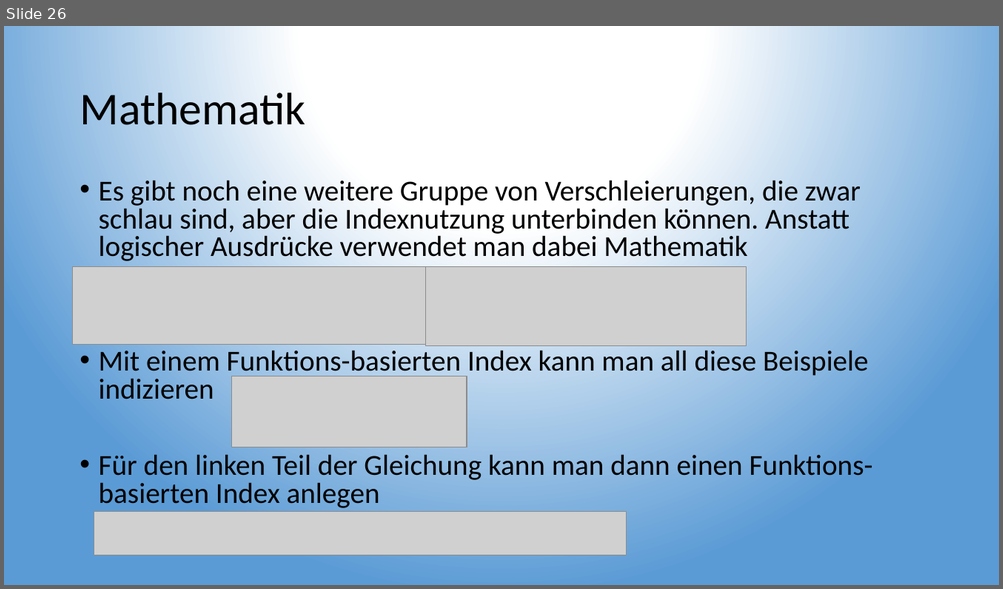
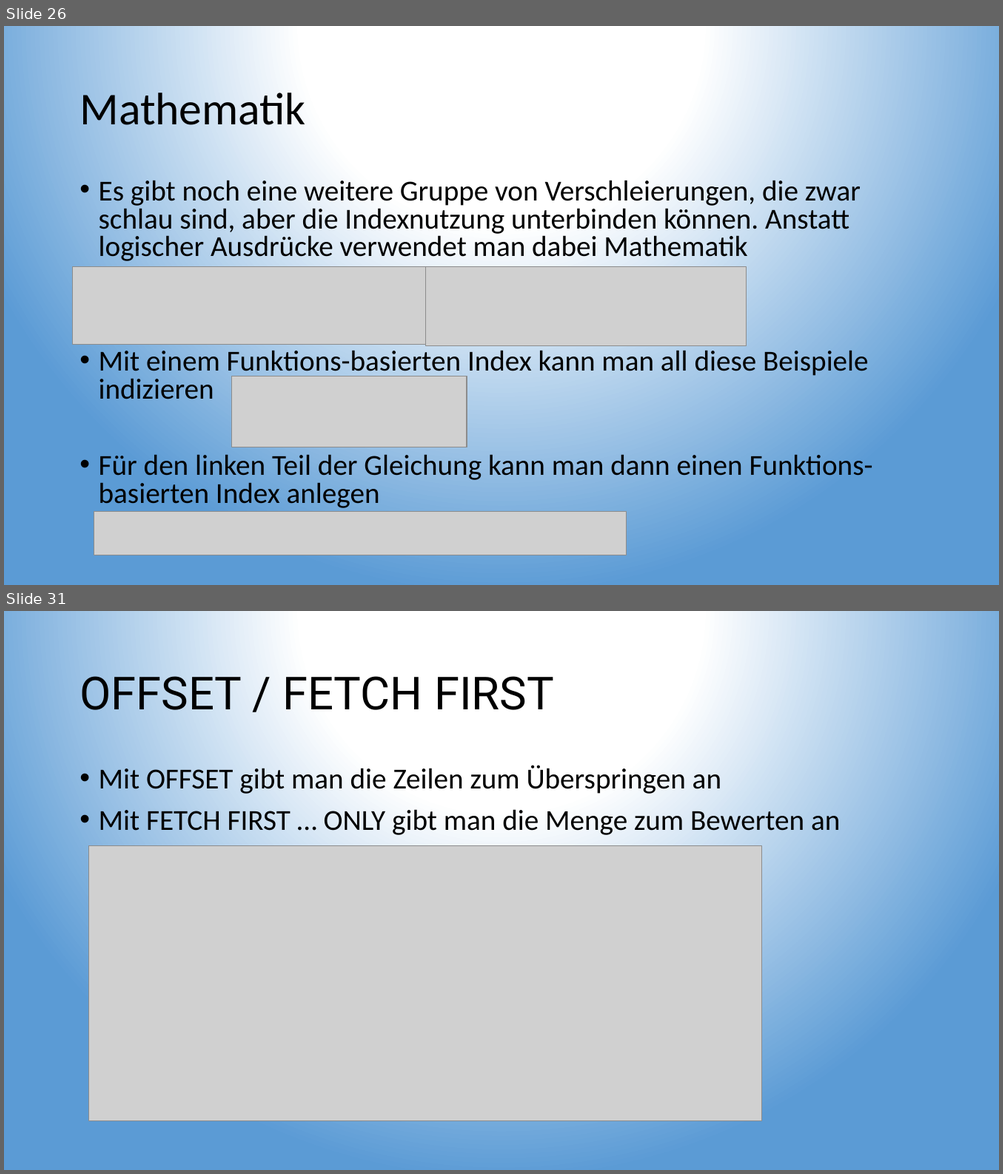
Before and after one commit to TobiaszMylak/DBI-Pr-sentation, a slide deck: DBI Präsentation Gruppe 2 - Ganzes Thema.pptx. Shown one above the other, each under a label of ours: slide 26 before the commit, slides 26 and 31 after it; the slides between them are not shown. The pictures are 1003x589 and 1003x1174 pixels, drawn with LibreOffice and Linux fonts; fonts in the diff are those of the drawing; grey boxes stand for pictures. Boxes give left, top, right and bottom in pixels: in the first picture for what was removed or moved away, otherwise in the second. Text is boxed around its words. In the diff, an @@ line names an element or a change of style, - is before the commit and + after.

```diff
--- a/DBI Präsentation Gruppe 2 - Ganzes Thema.pptx
+++ b/DBI Präsentation Gruppe 2 - Ganzes Thema.pptx
@@ slide 31 added at [4,611,999,1170], background gradient #FFFFFF to #5B9BD5 @@
@@ title added at [79,668,554,721], 44 pt, text #000000 @@
+OFFSET / FETCH FIRST
@@ text added at [99,765,839,835], 28 pt, text #000000 @@
+• Mit OFFSET gibt man die Zeilen zum Überspringen an
+• Mit FETCH FIRST … ONLY gibt man die Menge zum Bewerten an
@@ picture added at [88,846,761,1122] @@
```
Also in this commit, not shown: 6 other slides added.
